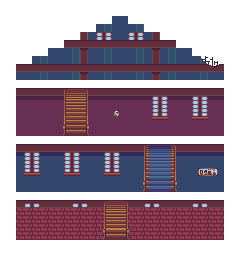
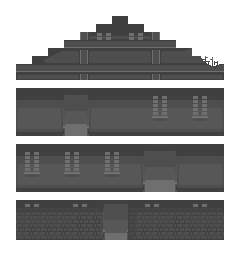
Layers edited between the first and the second (240, 256) image:
added layer "Background shad" (1st of 2) above "Background shad" over [16, 16, 224, 240]
hid "Capa 1" over [16, 16, 224, 240]
